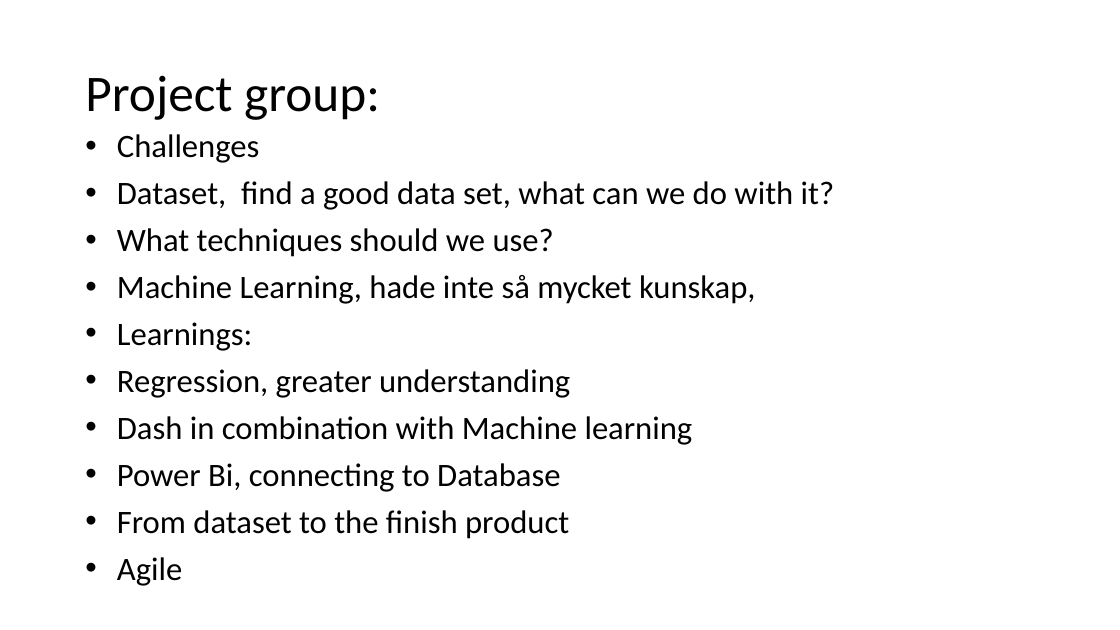
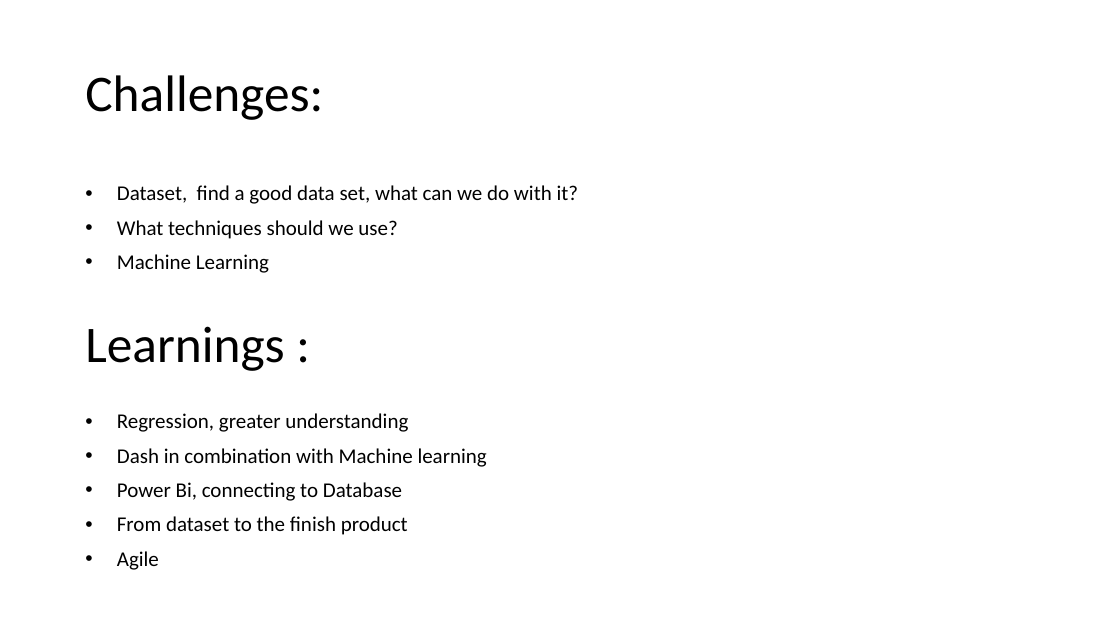
Before and after one commit to nscodechris/final_exam_aw_academy, a slide deck: slide 7 of Presentation1.pptx. Drawn at 1120x630 pixels with LibreOffice and Linux fonts; fonts in the diff are those of the drawing. Boxes give left, top, right and bottom in pixels: in the first picture for what was removed or moved away, otherwise in the second. Text is boxed around its words. In the diff, an @@ line names an element or a change of style, - is before the commit and + after.

```diff
--- a/Presentation1.pptx
+++ b/Presentation1.pptx
@@ title at (85, 75, 323, 120): text changed @@
-Project group:
+Challenges:
@@ text at (117, 134, 260, 163): paragraph removed @@
-• Challenges
@@ text at (117, 185, 579, 239): size 28 to 18 pt in "Dataset, find a good data set, what ...", "What techniques should we use?" @@
@@ text at (117, 254, 269, 273): text changed; size 28 to 18 pt @@
-• Machine Learning, hade inte så mycket kunskap,
-• Learnings:
-• Regression, greater understanding
-• Dash in combination with Machine learning
-• Power Bi, connecting to Database
-• From dataset to the finish product
-• Agile
+• Machine Learning
@@ text added at (85, 326, 284, 371), 44 pt, text #000000 @@
+Learnings :
@@ text added at (117, 413, 487, 570), 18 pt, text #000000 @@
+• Regression, greater understanding
+• Dash in combination with Machine learning
+• Power Bi, connecting to Database
+• From dataset to the finish product
+• Agile
```
Also in this commit, not shown: 7 other slides changed.
